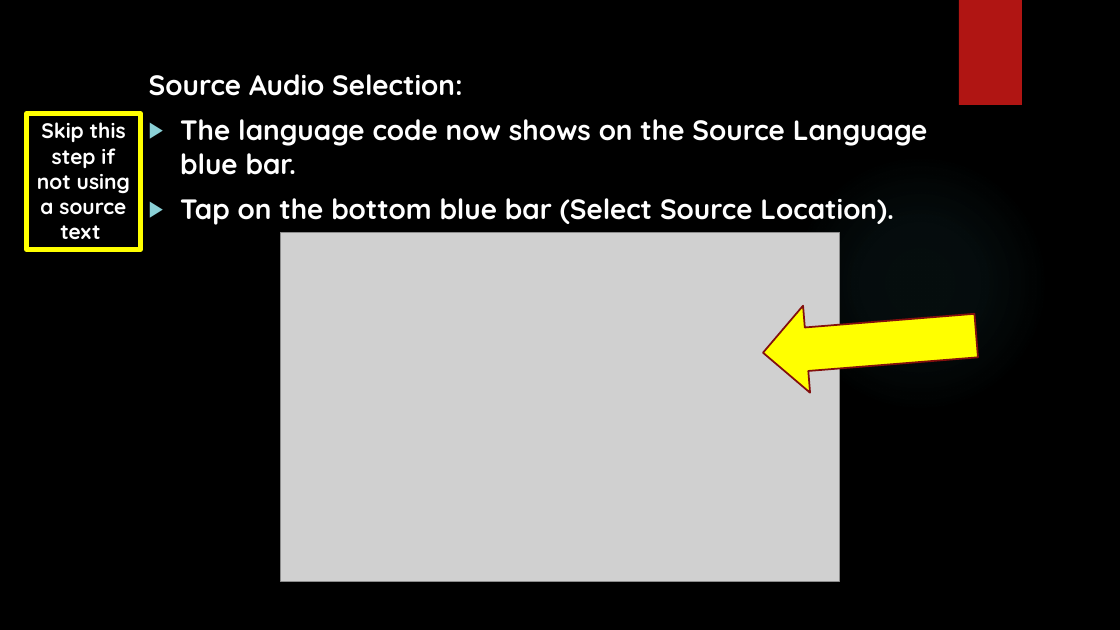
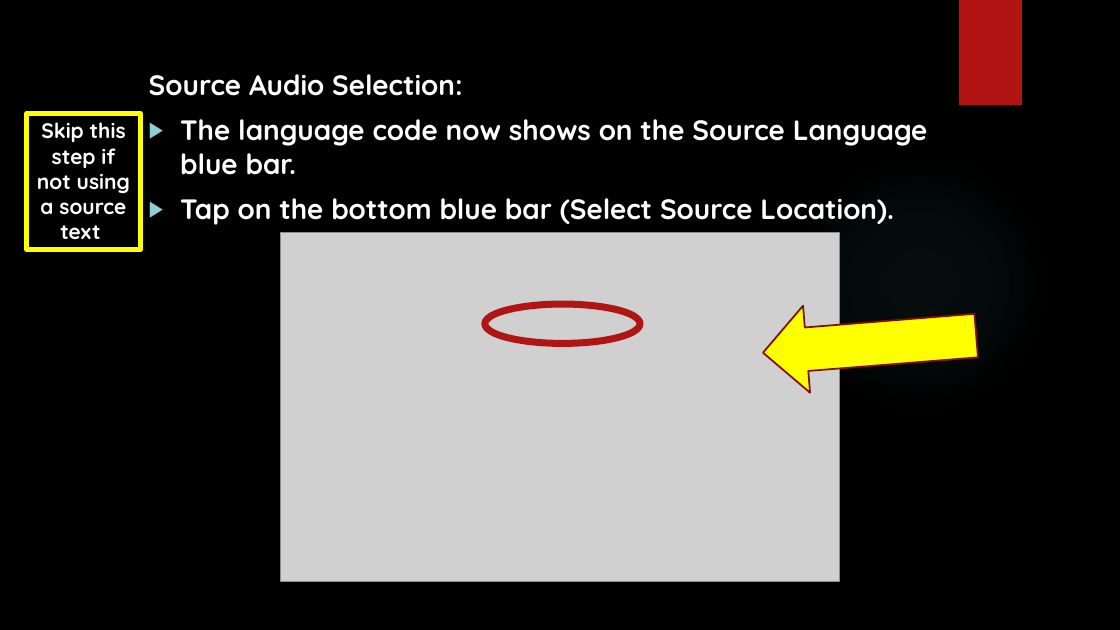
Before and after one commit to unfoldingWord-dev/translationRecorder-Info, a slide deck: slide 11 of translationRecorder_Starting_a_New_Project v1.2.4.pptx. Drawn at 1120x630 pixels with LibreOffice and Linux fonts; fonts in the diff are those of the drawing; grey boxes stand for pictures; background and template pictures are left out. Boxes give left, top, right and bottom in pixels: in the first picture for what was removed or moved away, otherwise in the second. Text is boxed around its words. In the diff, an @@ line names an element or a change of style, - is before the commit and + after.

```diff
--- a/translationRecorder_Starting_a_New_Project v1.2.4.pptx
+++ b/translationRecorder_Starting_a_New_Project v1.2.4.pptx
@@ ellipse added at (x1=485, y1=304, x2=640, y2=344), outline #B01513 6 pt @@
```
Also in this commit, not shown: 1 other slide changed, 1 slide added, 1 other file.
